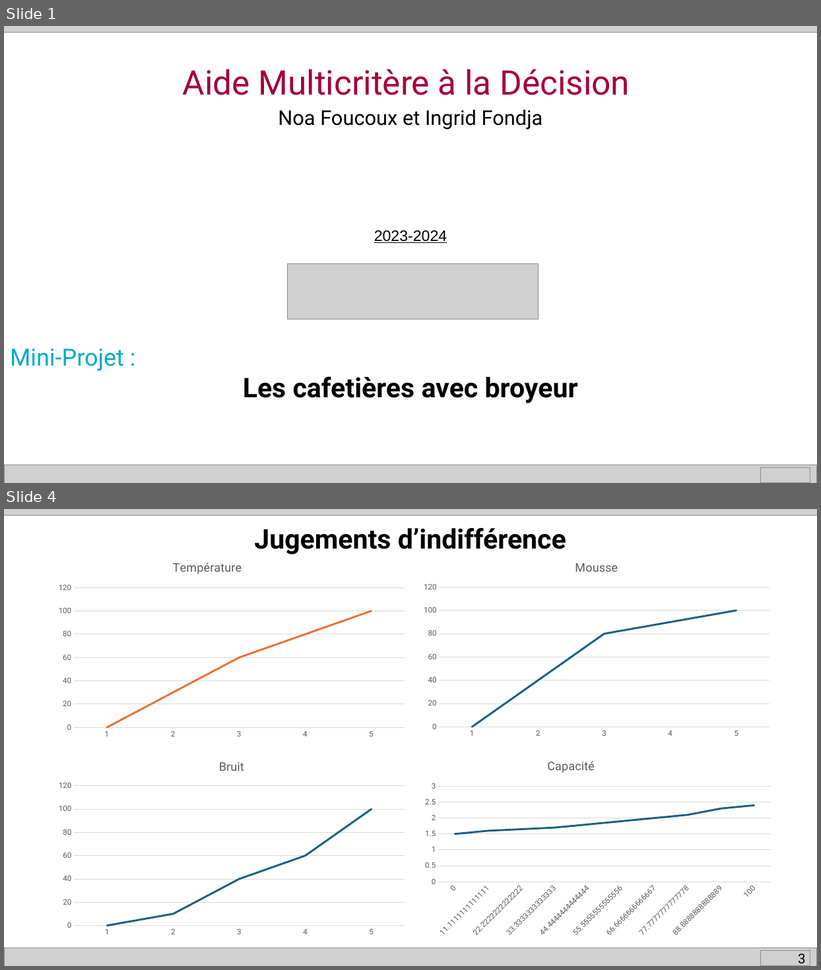
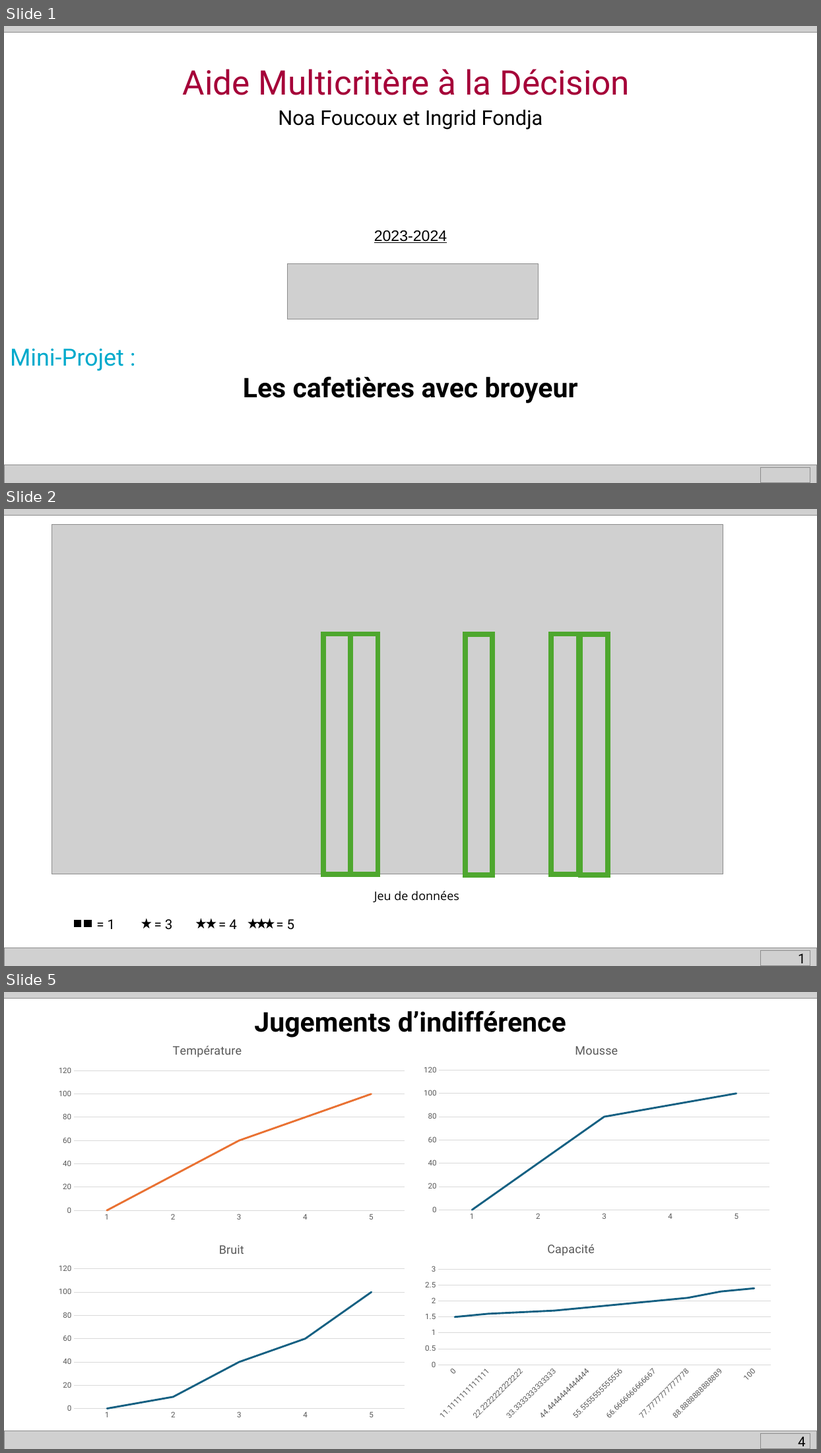
Before and after one commit to NoFOUC/projetaidmulticrit, a slide deck: Présentation.pptx. Shown one above the other, each under a label of ours: slides 1 and 4 before the commit, slides 1, 2 and 5 after it; the slides between them are not shown. The pictures are 821x970 and 821x1453 pixels, drawn with LibreOffice and Linux fonts; fonts in the diff are those of the drawing; grey boxes stand for pictures. Boxes give left, top, right and bottom in pixels: in the first picture for what was removed or moved away, otherwise in the second. Text is boxed around its words. In the diff, an @@ line names an element or a change of style, - is before the commit and + after.

```diff
--- a/Présentation.pptx
+++ b/Présentation.pptx
@@ slide 2 added at (x1=4, y1=509, x2=817, y2=966), background #FFFFFF @@
@@ picture added at (x1=4, y1=509, x2=817, y2=515) @@
@@ picture added at (x1=52, y1=524, x2=724, y2=875) @@
@@ rectangle added at (x1=323, y1=634, x2=351, y2=875), outline #4EA72E 6 pt @@
@@ rectangle added at (x1=350, y1=634, x2=378, y2=875), outline #4EA72E 6 pt @@
@@ rectangle added at (x1=465, y1=634, x2=492, y2=875), outline #4EA72E 6 pt @@
@@ rectangle added at (x1=551, y1=634, x2=579, y2=875), outline #4EA72E 6 pt @@
@@ rectangle added at (x1=580, y1=634, x2=608, y2=875), outline #4EA72E 6 pt @@
@@ text added at (x1=374, y1=891, x2=459, y2=903), 14 pt, text #000000 @@
+Jeu de données
@@ rectangle added at (x1=75, y1=921, x2=81, y2=927), fill #000000, outline #000000 1.5 pt @@
@@ rectangle added at (x1=85, y1=921, x2=91, y2=927), fill #000000, outline #000000 1.5 pt @@
@@ text added at (x1=108, y1=920, x2=295, y2=930), 16 pt, text #000000 @@
+= 1 = 3 = 4 = 5
@@ star added at (x1=143, y1=921, x2=149, y2=927), fill #000000, outline #000000 1.5 pt @@
@@ star added at (x1=198, y1=921, x2=204, y2=927), fill #000000, outline #000000 1.5 pt @@
@@ star added at (x1=209, y1=921, x2=215, y2=927), fill #000000, outline #000000 1.5 pt @@
@@ star added at (x1=250, y1=921, x2=256, y2=927), fill #000000, outline #000000 1.5 pt @@
@@ star added at (x1=258, y1=921, x2=265, y2=927), fill #000000, outline #000000 1.5 pt @@
@@ star added at (x1=267, y1=921, x2=273, y2=927), fill #000000, outline #000000 1.5 pt @@
@@ picture added at (x1=4, y1=948, x2=817, y2=966) @@
@@ picture added at (x1=761, y1=951, x2=811, y2=966) @@
@@ page number added at (x1=798, y1=954, x2=806, y2=966), 16 pt, text #000000 @@
+1
@@ what was slide 4 is now slide 5 @@
@@ page number at (x1=798, y1=1437, x2=806, y2=1449): text changed @@
-3
+4
```
Also in this commit, not shown: 3 slides changed, 1 other slide added, 1 slide removed.
